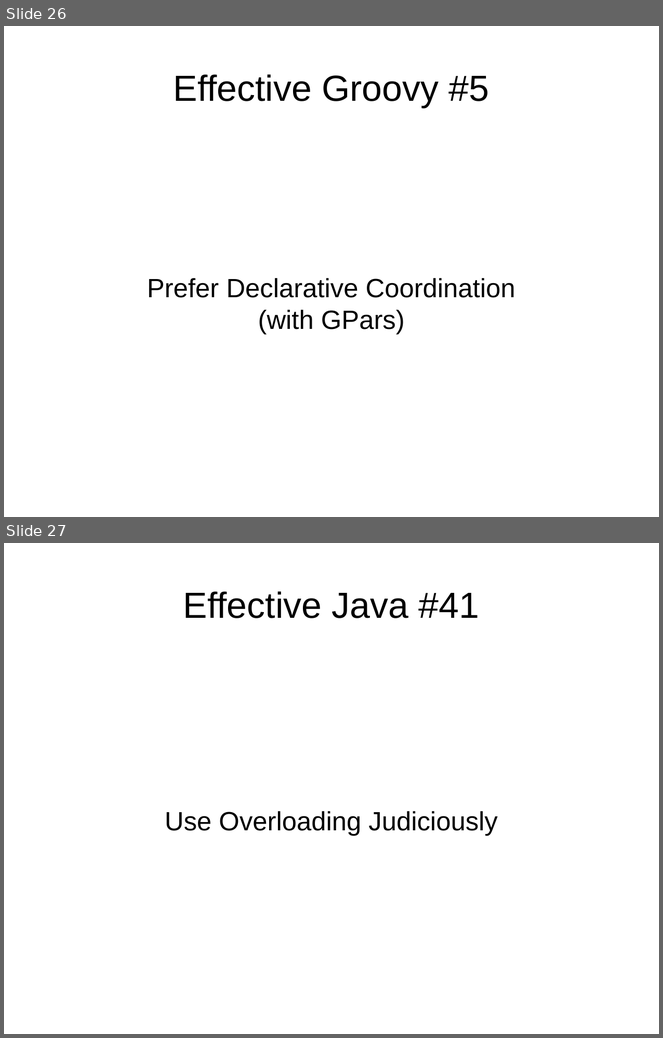
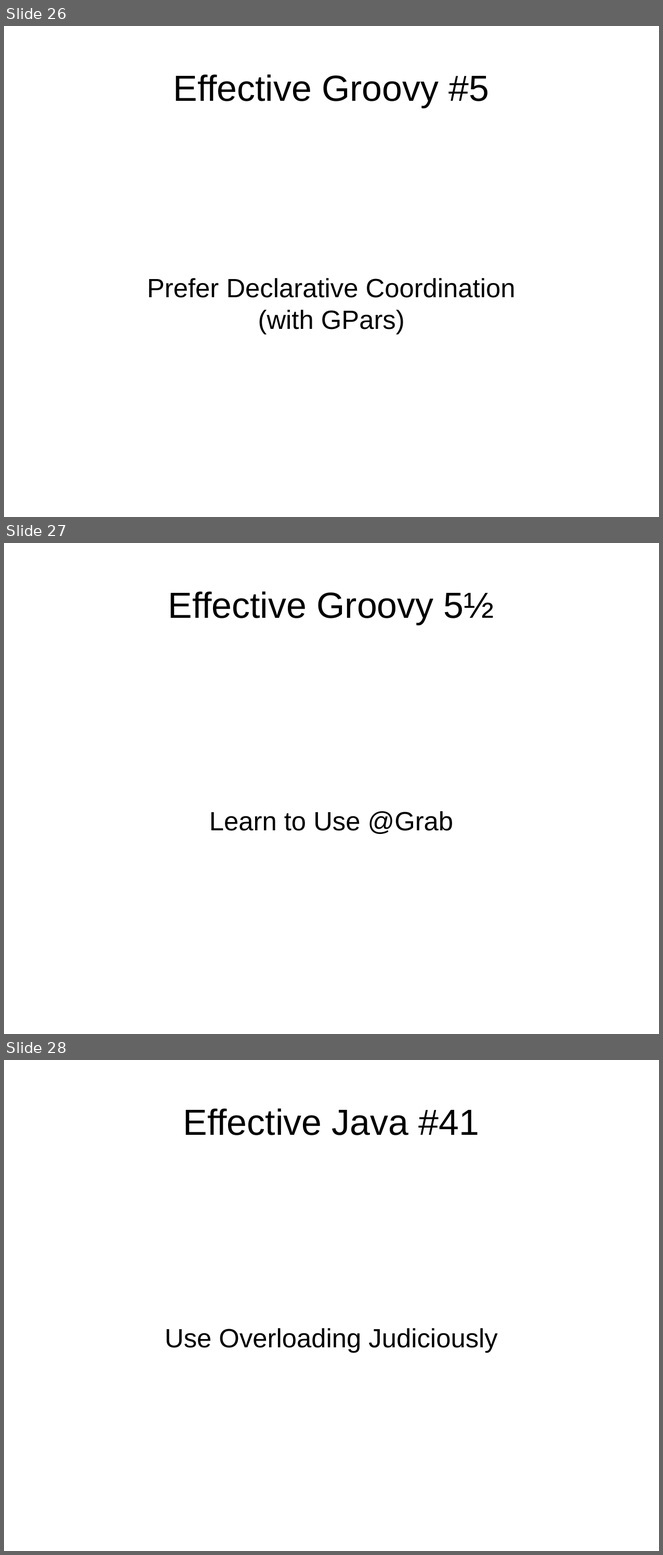
Before and after one commit to HamletDRC/presentations, a slide deck: effectivegroovy/effectivegroovy_springio2011.odp. Shown one above the other, each under a label of ours: slides 26 and 27 before the commit, slides 26, 27 and 28 after it. The pictures are 663x1038 and 663x1555 pixels, drawn with LibreOffice and Linux fonts; fonts in the diff are those of the drawing; background and template pictures are left out. Boxes give left, top, right and bottom in pixels: in the first picture for what was removed or moved away, otherwise in the second. Text is boxed around its words. In the diff, an @@ line names an element or a change of style, - is before the commit and + after.

Commit message:
effective groovy update

```diff
--- a/effectivegroovy/effectivegroovy_springio2011.odp
+++ b/effectivegroovy/effectivegroovy_springio2011.odp
@@ slide 27 added at [4, 543, 659, 1034], background picture (left out) @@
@@ title added at [168, 591, 494, 625], 44 pt, text #000000 @@
+Effective Groovy 5½
@@ subtitle added at [209, 811, 454, 834], 32 pt, text #000000 @@
+Learn to Use @Grab
@@ what was slide 27 is now slide 28 @@
```
